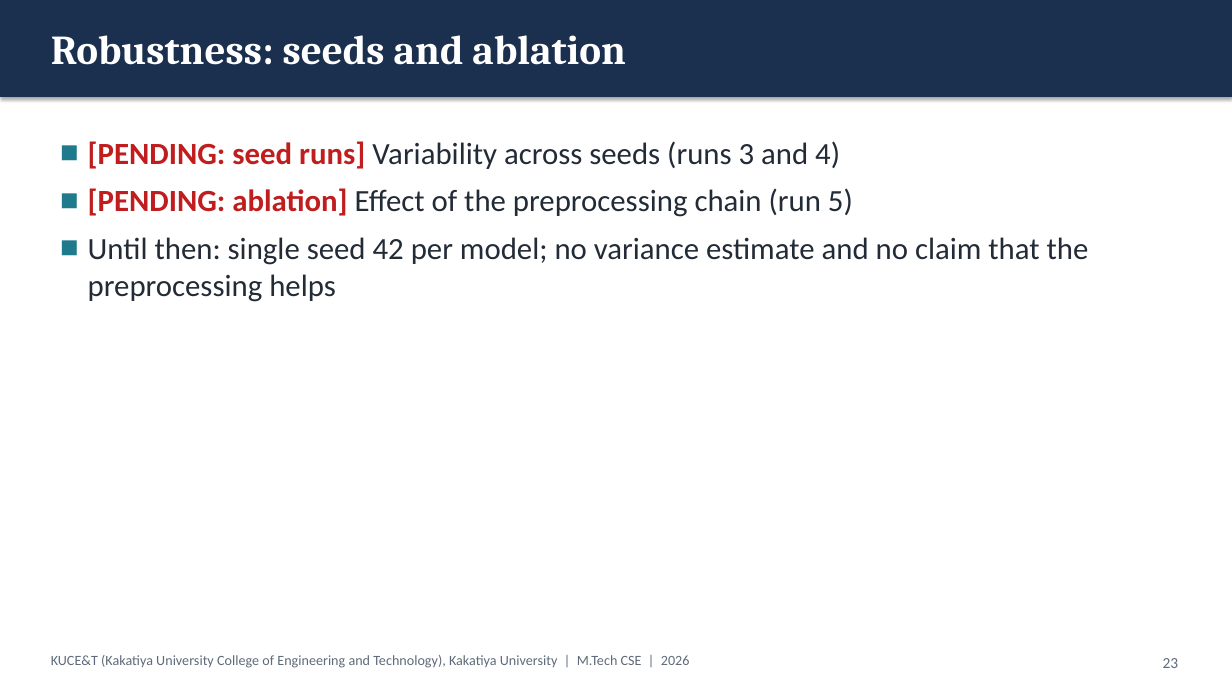
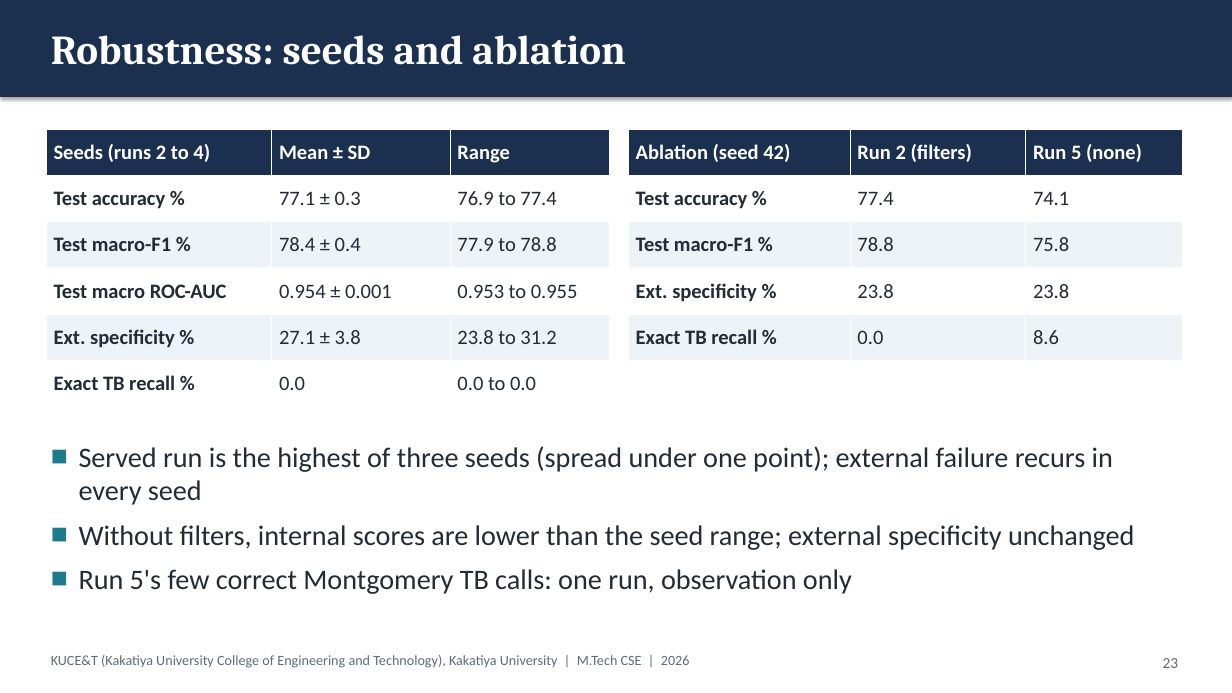
Before and after one commit to KSathwik/Lung_Disease_Detector, a slide deck: slide 23 of docs/presentation/LungAI_MTech_Presentation.pptx. Drawn at 1232x693 pixels with LibreOffice and Linux fonts; fonts in the diff are those of the drawing. Boxes give left, top, right and bottom in pixels: in the first picture for what was removed or moved away, otherwise in the second. Text is boxed around its words. In the diff, an @@ line names an element or a change of style, - is before the commit and + after.

```diff
--- a/docs/presentation/LungAI_MTech_Presentation.pptx
+++ b/docs/presentation/LungAI_MTech_Presentation.pptx
@@ table added at (46, 129, 610, 407), 6 rows, 3 columns @@
+Seeds (runs 2 to 4) | Mean ± SD | Range
+Test accuracy % | 77.1 ± 0.3 | 76.9 to 77.4
+Test macro-F1 % | 78.4 ± 0.4 | 77.9 to 78.8
+Test macro ROC-AUC | 0.954 ± 0.001 | 0.953 to 0.955
+Ext. specificity % | 27.1 ± 3.8 | 23.8 to 31.2
+Exact TB recall % | 0.0 | 0.0 to 0.0
@@ text removed at (88, 141, 1089, 302) @@
-■ [PENDING: seed runs] Variability across seeds (runs 3 and 4)
-■ [PENDING: ablation] Effect of the preprocessing chain (run 5)
-■ Until then: single seed 42 per model; no variance estimate and no claim that the preprocessing helps
@@ table added at (628, 129, 1183, 360), 5 rows, 3 columns @@
+Ablation (seed 42) | Run 2 (filters) | Run 5 (none)
+Test accuracy % | 77.4 | 74.1
+Test macro-F1 % | 78.8 | 75.8
+Ext. specificity % | 23.8 | 23.8
+Exact TB recall % | 0.0 | 8.6
@@ text added at (79, 446, 1134, 594), 22 pt, text #222B36 @@
+■ Served run is the highest of three seeds (spread under one point); external failure recurs in every seed
+■ Without filters, internal scores are lower than the seed range; external specificity unchanged
+■ Run 5's few correct Montgomery TB calls: one run, observation only
```
Also in this commit, not shown: 4 other slides changed, 51 other files.
